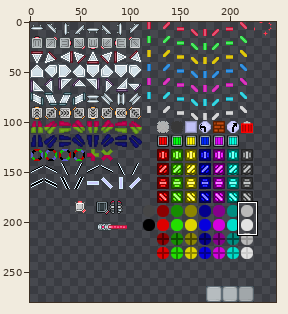
A sprite sheet gets an edit: data/tiles.png. Above: a wide view before the commit, with the close-up outlined.
Close-up. Earlier state:
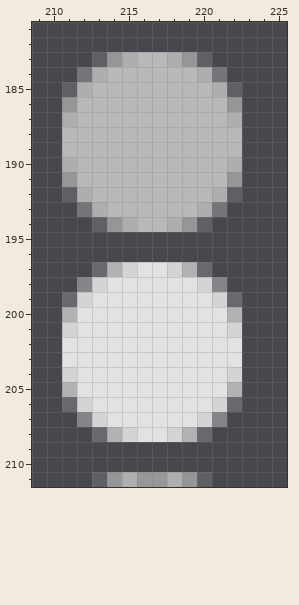
The file is 252x280 pixels. Pixels under 10% opacity are left out. Colours within 5 levels of each other are drawn and written as one. Shown: x 209..225, y 181..211. The wide view leaves out empty margins. The commit also changed other parts of the picture, which this record leaves out.
After:
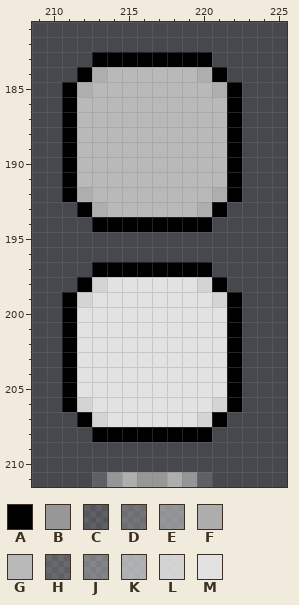
Palette (. is transparent): A #000000  B #979797  C #b9b9b937  D #b9b9b965  E #b9b9b9af  F #b9b9b9e7  G #b9b9b9  H #e2e2e237  J #e2e2e265  K #e2e2e2af  L #e2e2e2e7  M #e2e2e2
Difference:
{"y":183,"x":213,"old":"CEFGGFEC","new":"AAAAAAAA"}
{"y":184,"x":212,"old":"D","new":"A"}
{"y":184,"x":221,"old":"D","new":"A"}
{"y":185,"x":211,"old":"C","new":"A"}
{"y":185,"x":222,"old":"C","new":"A"}
{"y":186,"x":211,"old":"E","new":"A"}
{"y":186,"x":222,"old":"E","new":"A"}
{"y":187,"x":211,"old":"F","new":"A"}
{"y":187,"x":222,"old":"F","new":"A"}
{"y":188,"x":211,"old":"G","new":"A"}
{"y":188,"x":222,"old":"G","new":"A"}
{"y":189,"x":211,"old":"G","new":"A"}
{"y":189,"x":222,"old":"G","new":"A"}
{"y":190,"x":211,"old":"F","new":"A"}
{"y":190,"x":222,"old":"F","new":"A"}
{"y":191,"x":211,"old":"E","new":"A"}
{"y":191,"x":222,"old":"E","new":"A"}
{"y":192,"x":211,"old":"C","new":"A"}
{"y":192,"x":222,"old":"C","new":"A"}
{"y":193,"x":212,"old":"D","new":"A"}
{"y":193,"x":221,"old":"D","new":"A"}
{"y":194,"x":213,"old":"CEFGGFEC","new":"AAAAAAAA"}
{"y":197,"x":213,"old":"HKLMMLKH","new":"AAAAAAAA"}
{"y":198,"x":212,"old":"J","new":"A"}
{"y":198,"x":221,"old":"J","new":"A"}
{"y":199,"x":211,"old":"H","new":"A"}
{"y":199,"x":222,"old":"H","new":"A"}
{"y":200,"x":211,"old":"K","new":"A"}
{"y":200,"x":222,"old":"K","new":"A"}
{"y":201,"x":211,"old":"L","new":"A"}
{"y":201,"x":222,"old":"L","new":"A"}
{"y":202,"x":211,"old":"M","new":"A"}
{"y":202,"x":222,"old":"M","new":"A"}
{"y":203,"x":211,"old":"M","new":"A"}
{"y":203,"x":222,"old":"M","new":"A"}
{"y":204,"x":211,"old":"L","new":"A"}
{"y":204,"x":222,"old":"L","new":"A"}
{"y":205,"x":211,"old":"K","new":"A"}
{"y":205,"x":222,"old":"K","new":"A"}
{"y":206,"x":211,"old":"H","new":"A"}
{"y":206,"x":222,"old":"H","new":"A"}
{"y":207,"x":212,"old":"J","new":"A"}
{"y":207,"x":221,"old":"J","new":"A"}
{"y":208,"x":213,"old":"HKLMMLKH","new":"AAAAAAAA"}
{"label":"changed","picture_box":[62,52,242,442]}
